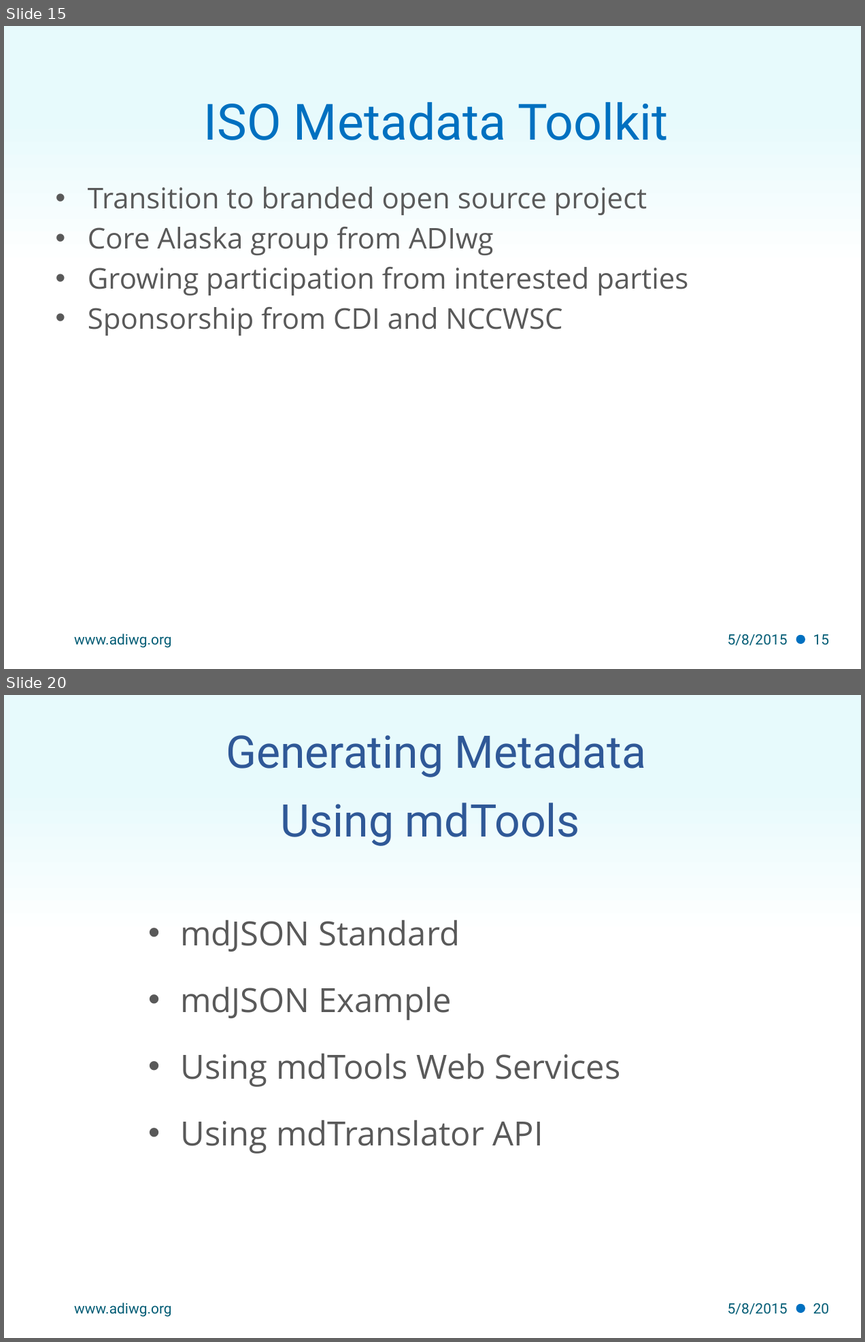
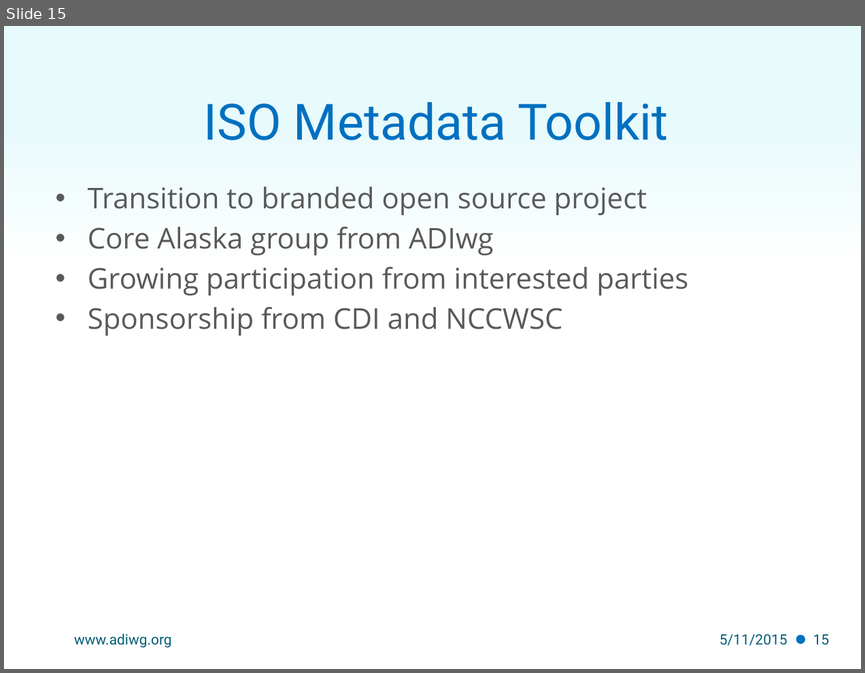
Before and after one commit to adiwg/mdWorkshop, a slide deck: S1.1_Workshop_Intro.pptx. Shown one above the other, each under a label of ours: slides 15 and 20 before the commit, slide 15 after it; the slides between them are not shown. The pictures are 865x1342 and 865x673 pixels, drawn with LibreOffice and Linux fonts; fonts in the diff are those of the drawing; background and template pictures are left out. Boxes give left, top, right and bottom in pixels: in the first picture for what was removed or moved away, otherwise in the second. Text is boxed around its words. In the diff, an @@ line names an element or a change of style, - is before the commit and + after.

```diff
--- a/S1.1_Workshop_Intro.pptx
+++ b/S1.1_Workshop_Intro.pptx
@@ slide 20 removed at box(4, 695, 861, 1338), background gradient #E7FAFC to #FFFFFF; not listed: 1 template element that a slide beside it also shows @@
@@ title removed at box(226, 734, 646, 846) @@
-Generating Metadata
-Using mdTools
@@ text removed at box(180, 919, 620, 1153) @@
-• mdJSON Standard
-• mdJSON Example
-• Using mdTools Web Services
-• Using mdTranslator API
@@ text removed at box(74, 1302, 172, 1317) @@
-www.adiwg.org
@@ text removed at box(728, 1303, 787, 1314) @@
-5/8/2015
@@ page number removed at box(813, 1303, 830, 1314) @@
-20
@@ slide 15 changed as well @@
@@ text at box(719, 634, 787, 645): text changed @@
-5/8/2015
+5/11/2015
```
Also in this commit, not shown: 13 other slides changed, 8 other slides removed, 1 other file.
